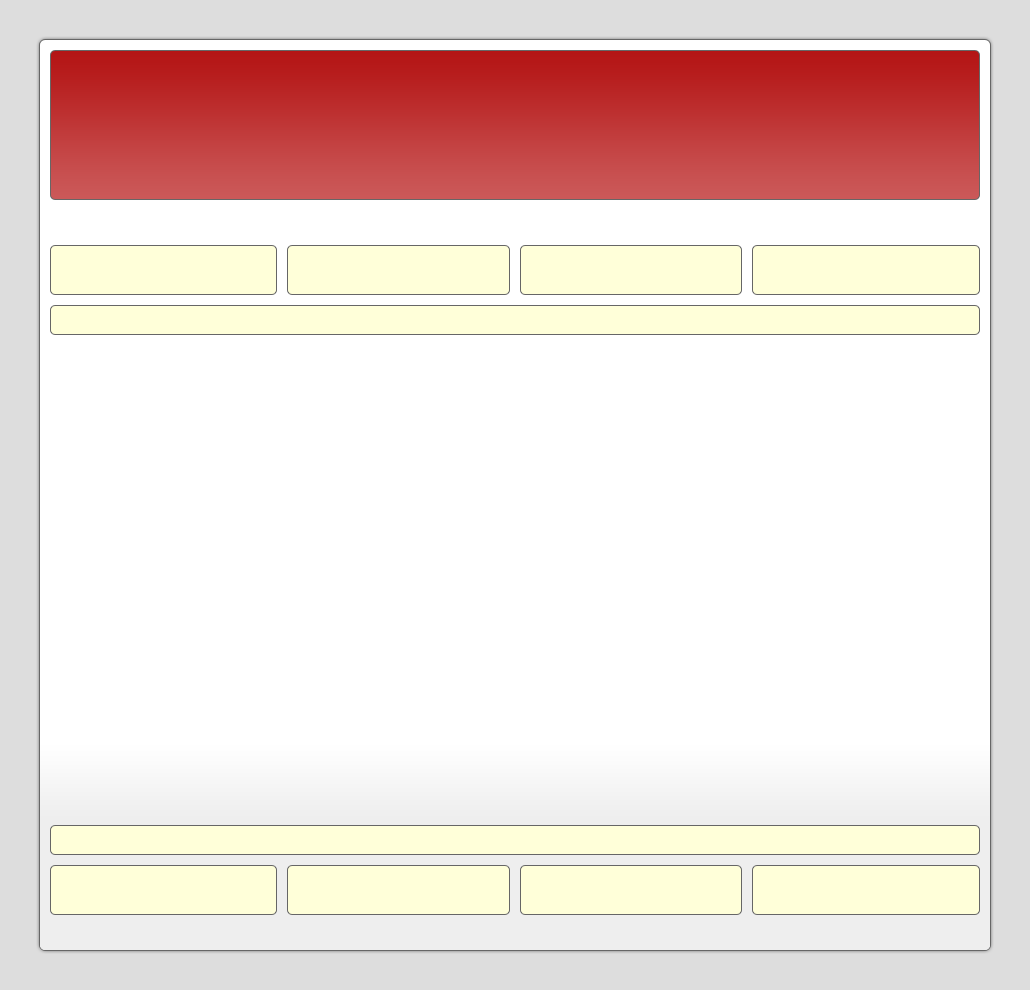
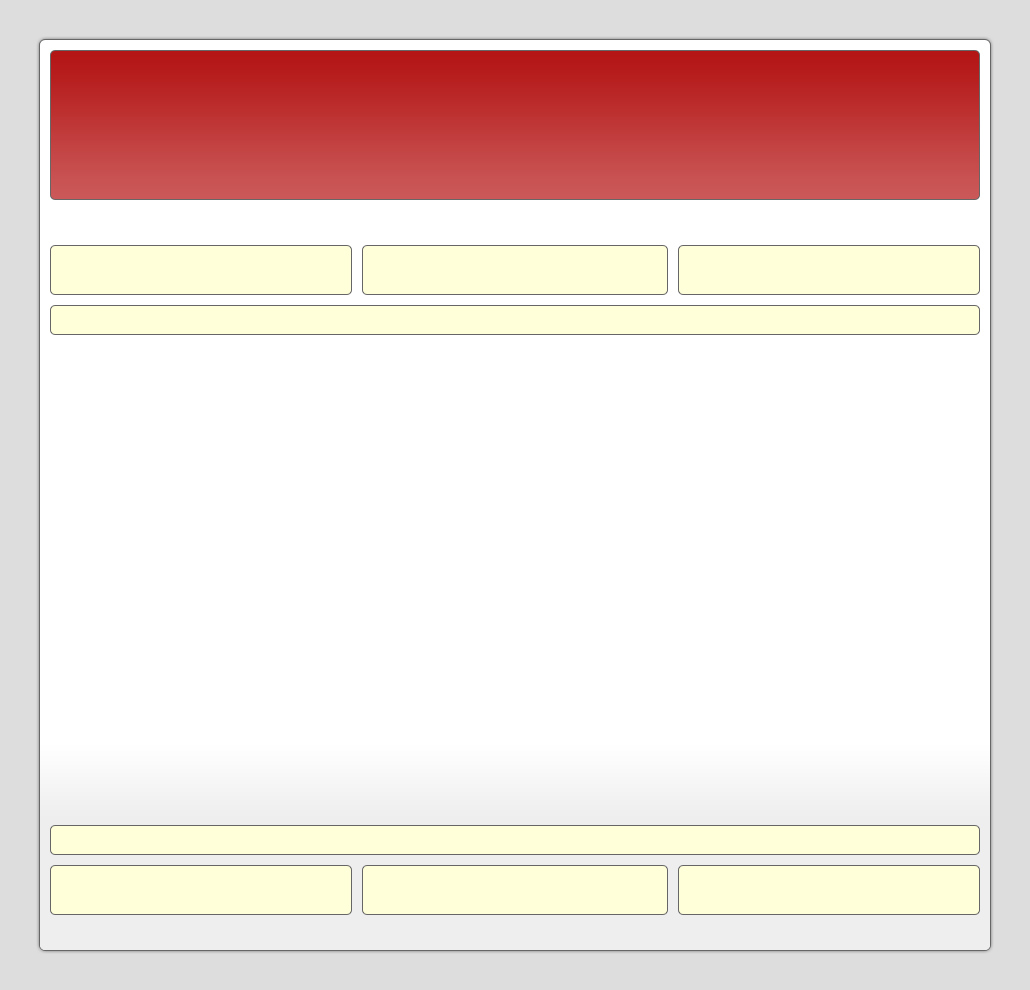
Before/after of a 1030×990 layered artwork. What changed in the layer stack:
painted on "header / footer widgets" over [272, 245, 757, 915]
